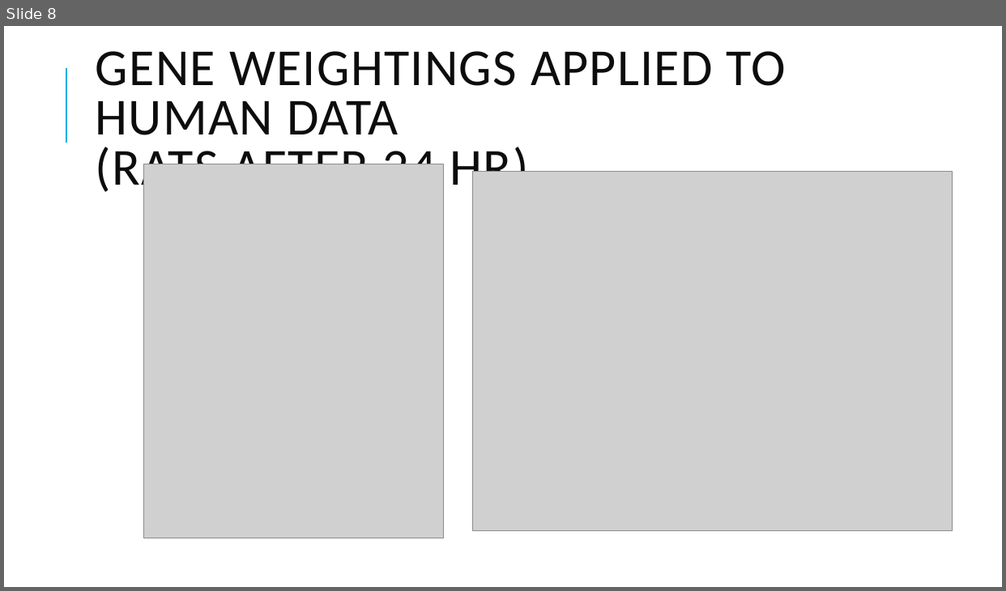
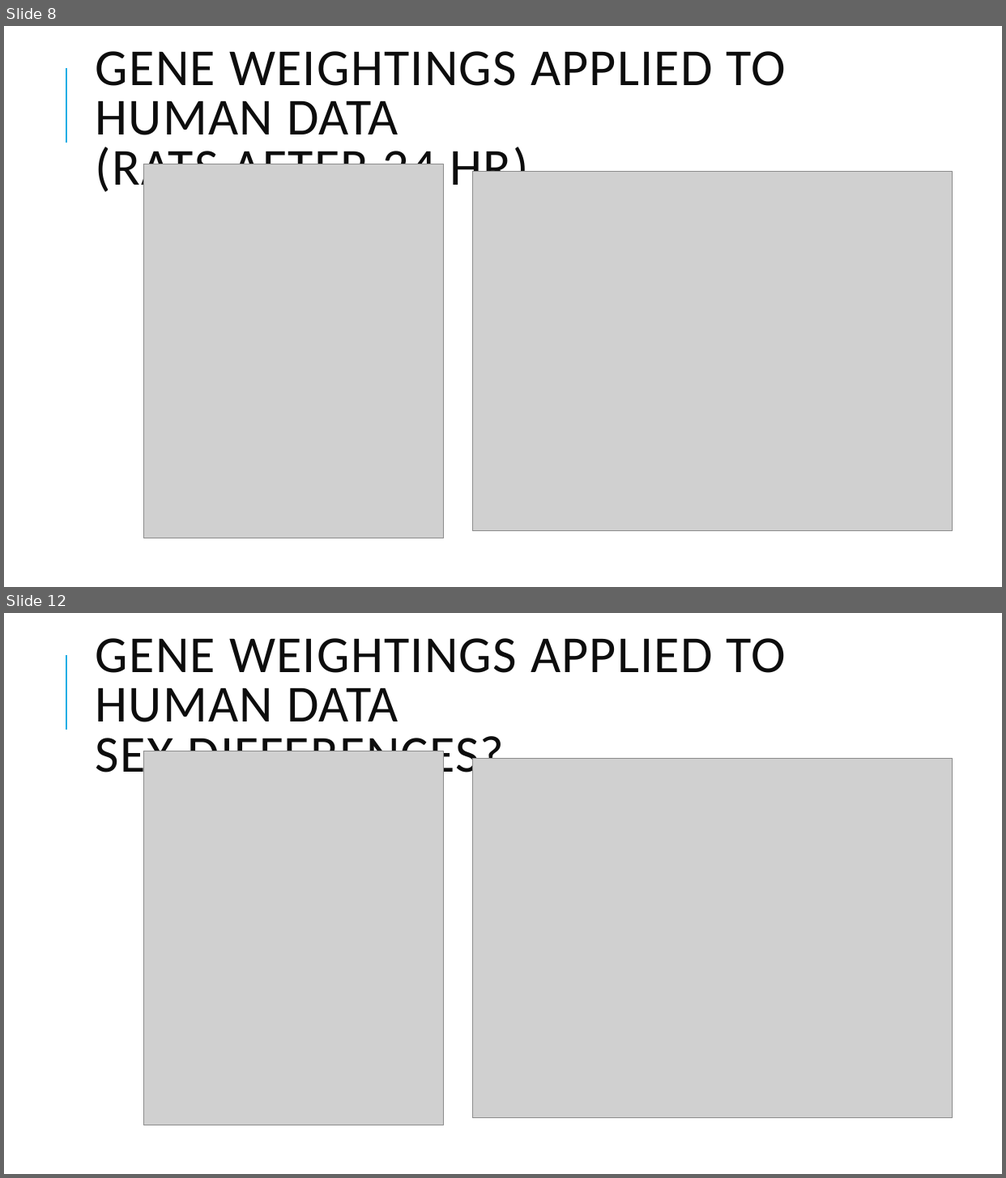
Before and after one commit to jpwhalley/2024_Biostatistics, a slide deck: 2_Getting_Data.pptx. Shown one above the other, each under a label of ours: slide 8 before the commit, slides 8 and 12 after it; the slides between them are not shown. The pictures are 1006x591 and 1006x1178 pixels, drawn with LibreOffice and Linux fonts; fonts in the diff are those of the drawing; grey boxes stand for pictures. Boxes give left, top, right and bottom in pixels: in the first picture for what was removed or moved away, otherwise in the second. Text is boxed around its words. In the diff, an @@ line names an element or a change of style, - is before the commit and + after.

```diff
--- a/2_Getting_Data.pptx
+++ b/2_Getting_Data.pptx
@@ slide 12 added at (4, 613, 1002, 1174), background #FFFFFF; not listed: 1 template element that a slide beside it also shows @@
@@ title added at (96, 638, 786, 784), 50 pt, text #0D0D0D @@
+GENE WEIGHTINGS APPLIED TO HUMAN DATA
+SEX DIFFERENCES?
@@ picture added at (144, 752, 444, 1126) @@
@@ picture added at (473, 759, 952, 1119) @@
```
Also in this commit, not shown: 6 other slides added.
